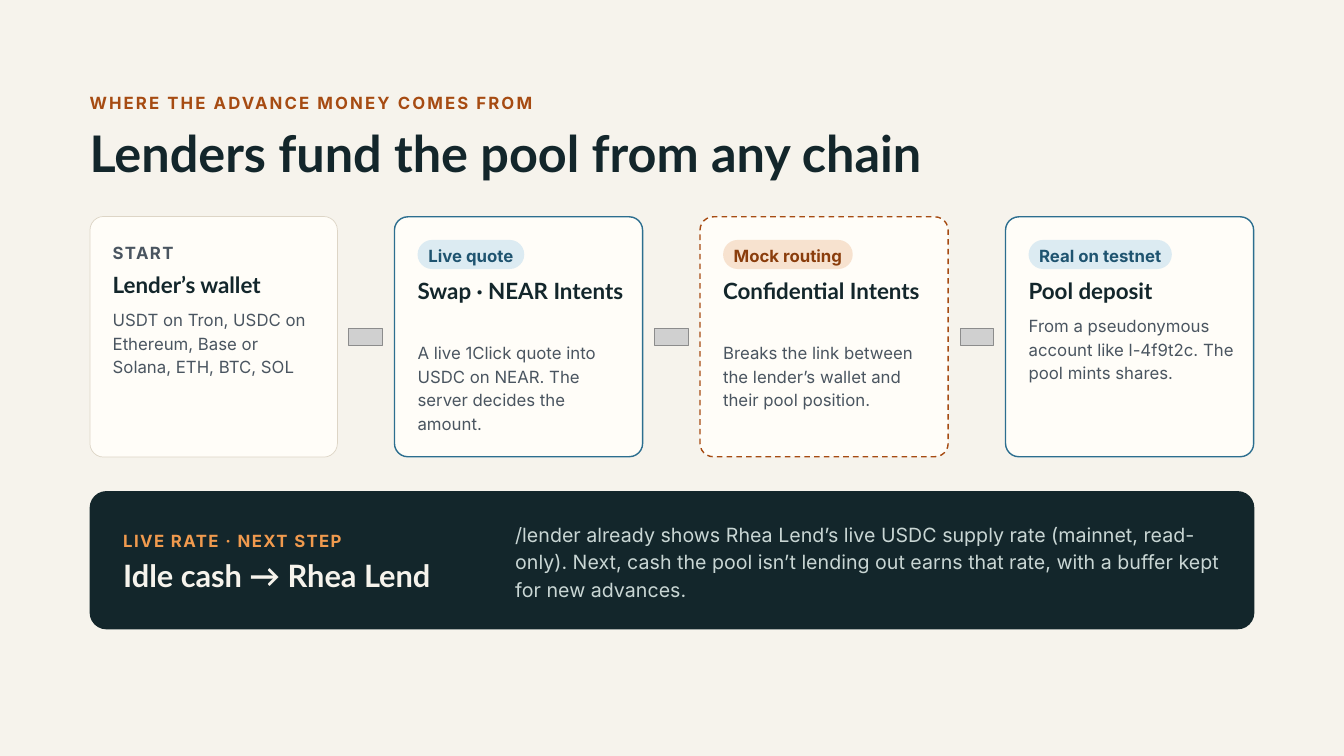
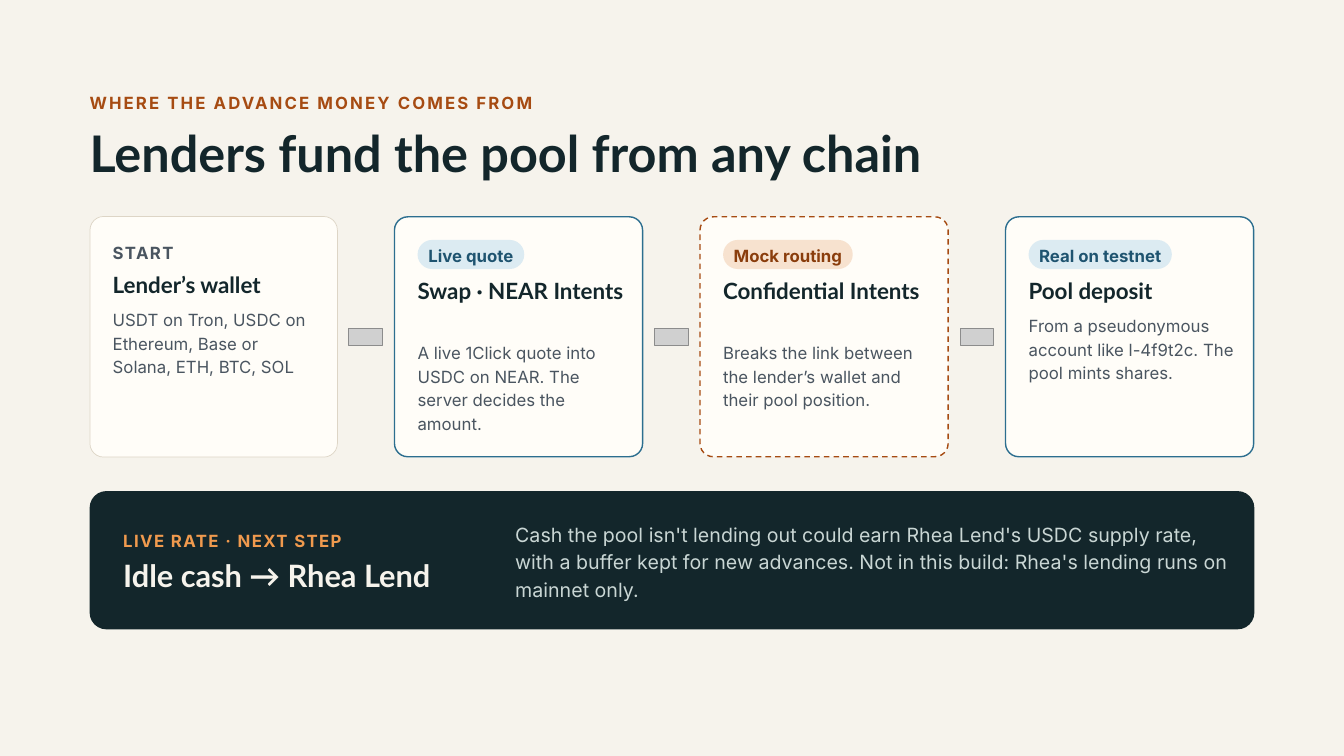
Before and after one commit to zequann/homeroll, a slide deck: slide 10 of Homeroll-Presentation-Slides.pptx. Drawn at 1344x756 pixels with LibreOffice and Linux fonts; fonts in the diff are those of the drawing; grey boxes stand for pictures. Boxes give left, top, right and bottom in pixels: in the first picture for what was removed or moved away, otherwise in the second. Text is boxed around its words. In the diff, an @@ line names an element or a change of style, - is before the commit and + after.

```diff
--- a/Homeroll-Presentation-Slides.pptx
+++ b/Homeroll-Presentation-Slides.pptx
@@ text at (515, 527, 1227, 601): text changed @@
-/lender already shows Rhea Lend’s live USDC supply rate (mainnet, read-only). Next, cash the pool isn’t lending out earns that rate, with a buffer kept for new advances.
+Cash the pool isn't lending out could earn Rhea Lend's USDC supply rate, with a buffer kept for new advances. Not in this build: Rhea's lending runs on mainnet only.
```
Also in this commit, not shown: 1 other slide changed.
